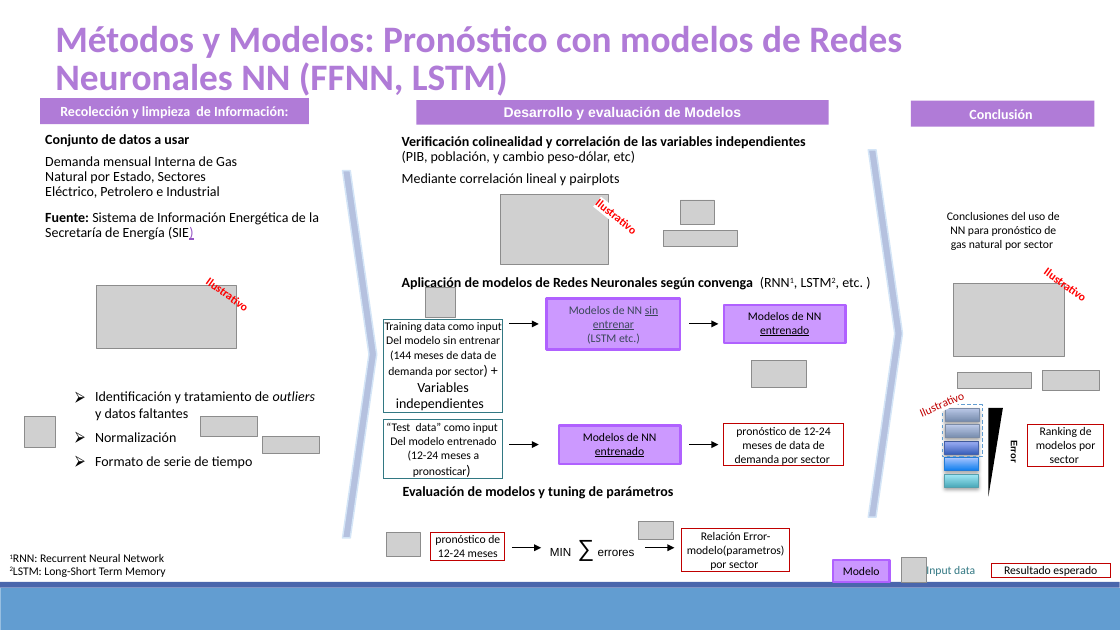
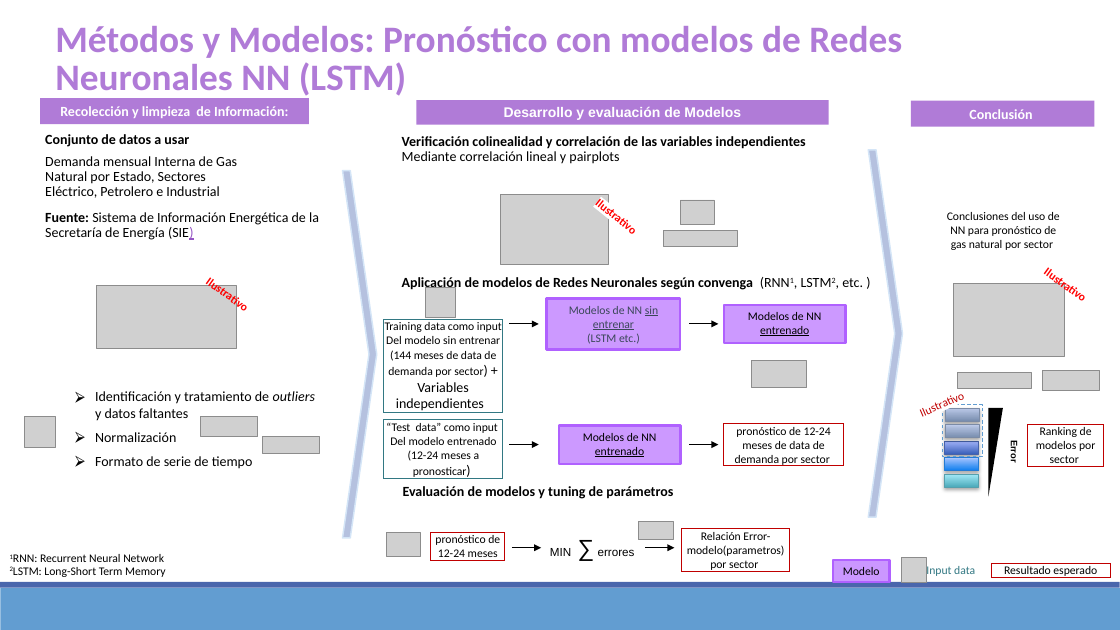
Before and after one commit to Sergio-Ibarra-1795/Diplomado_UNAM_DC_Full_gitHub, a slide deck: slide 9 of Diplomado_DS_Proyecto_Final/Proyecto_final_Diplomado_DS_UNAM_v2.pptx. Drawn at 1120x630 pixels with LibreOffice and Linux fonts; fonts in the diff are those of the drawing; grey boxes stand for pictures. Boxes give left, top, right and bottom in pixels: in the first picture for what was removed or moved away, otherwise in the second. Text is boxed around its words. In the diff, an @@ line names an element or a change of style, - is before the commit and + after.

```diff
--- a/Diplomado_DS_Proyecto_Final/Proyecto_final_Diplomado_DS_UNAM_v2.pptx
+++ b/Diplomado_DS_Proyecto_Final/Proyecto_final_Diplomado_DS_UNAM_v2.pptx
@@ text at <box>55,26,902,100</box>: text changed @@
-Métodos y Modelos: Pronóstico con modelos de Redes Neuronales NN (FFNN, LSTM)
+Métodos y Modelos: Pronóstico con modelos de Redes Neuronales NN (LSTM)
@@ text at <box>402,136,806,164</box>: text changed; bold on @@
-Verificación colinealidad y correlación de las variables independientes (PIB, población, y cambio peso-dólar, etc)
-Mediante correlación lineal y pairplots
+Verificación colinealidad y correlación de las variables independientes Mediante correlación lineal y pairplots
```
Also in this commit, not shown: 7 other slides changed, 2 slides added, 2 other files.
